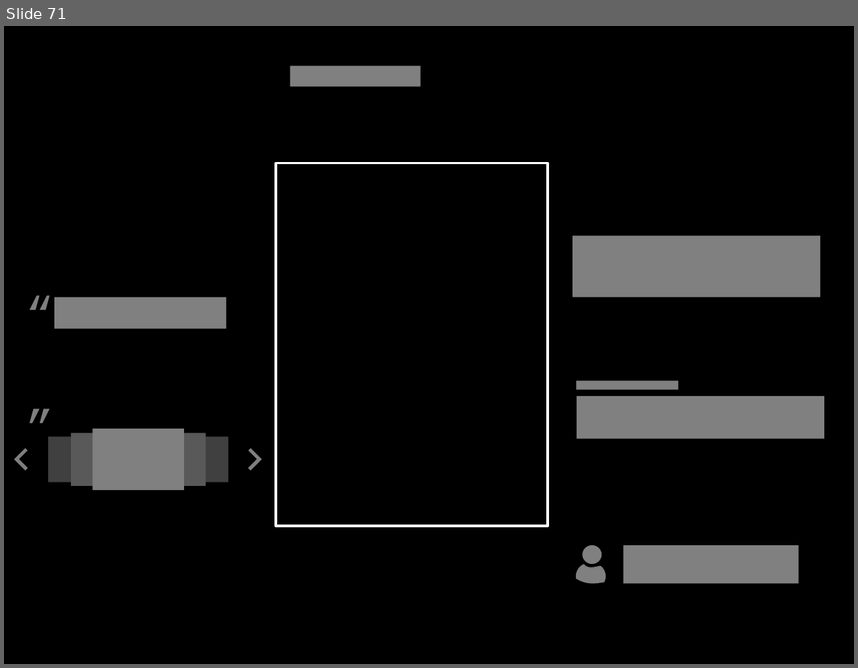
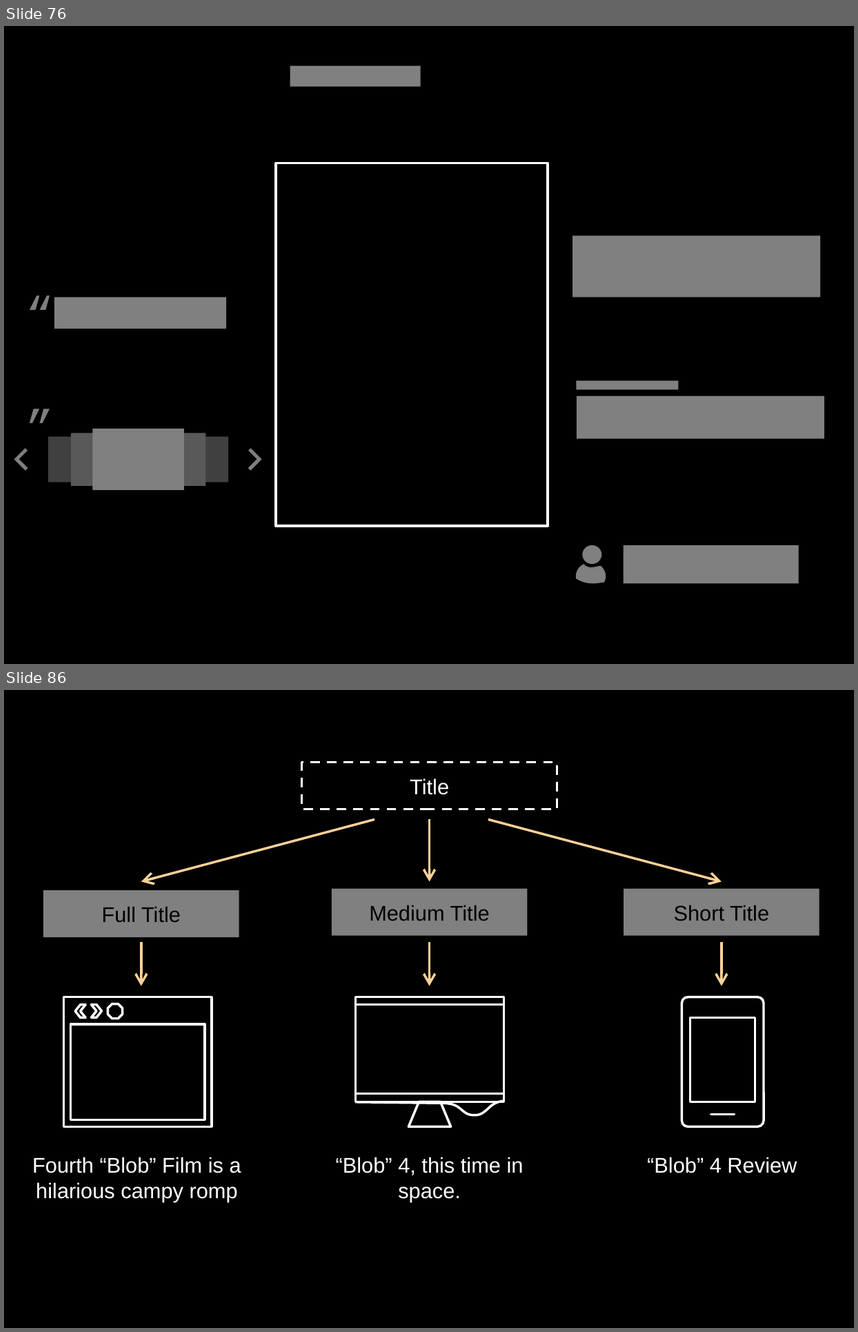
Before and after one commit to socketwench/introToContentTypes, a slide deck: src/introToContentTypes.pptx. Shown one above the other, each under a label of ours: slide 71 before the commit, slides 76 and 86 after it; the slides between them are not shown. The pictures are 858x668 and 858x1332 pixels, drawn with LibreOffice and Linux fonts; fonts in the diff are those of the drawing. Boxes give left, top, right and bottom in pixels: in the first picture for what was removed or moved away, otherwise in the second. Text is boxed around its words. In the diff, an @@ line names an element or a change of style, - is before the commit and + after.

Commit message:
Completed deck.

```diff
--- a/src/introToContentTypes.pptx
+++ b/src/introToContentTypes.pptx
@@ slide 86 added at [4, 690, 854, 1328], background #000000 @@
@@ rectangle added at [301, 762, 557, 809], outline #FFFFFF 2 pt dashed, 18 pt, text #FFFFFF @@
+Title
@@ arrow added from (375, 819) to (141, 881), #FFD198 2 pt @@
@@ arrow added from (429, 819) to (429, 881), #FFD198 2 pt @@
@@ arrow added from (488, 819) to (722, 881), #FFD198 2 pt @@
@@ rectangle added at [43, 891, 239, 938], fill #808080, 18 pt, text #000000 @@
+Full Title
@@ rectangle added at [331, 889, 527, 936], fill #808080, 18 pt, text #000000 @@
+Medium Title
@@ rectangle added at [624, 889, 819, 936], fill #808080, 18 pt, text #000000 @@
+Short Title
@@ arrow added from (141, 942) to (141, 986), #FFD198 2 pt @@
@@ arrow added from (429, 942) to (429, 986), #FFD198 2 pt @@
@@ arrow added from (722, 942) to (722, 986), #FFD198 2 pt @@
@@ rounded rectangle added at [682, 997, 763, 1126], outline #FFFFFF 2 pt @@
@@ group added at [63, 997, 212, 1126]: 2 rectangles, 2 chevrons, 1 octagon @@
@@ group added at [355, 997, 504, 1126]: 2 rectangles, 1 freeform shape, 1 trapezoid @@
@@ rectangle added at [690, 1017, 755, 1101], outline #FFFFFF 2 pt @@
@@ line added from (711, 1114) to (734, 1114), #FFFFFF 2 pt @@
@@ text added at [32, 1156, 241, 1202], 18 pt, text #FFFFFF @@
+Fourth “Blob” Film is a hilarious campy romp
@@ text added at [336, 1156, 524, 1202], 18 pt, text #FFFFFF @@
+“Blob” 4, this time in space.
@@ text added at [647, 1156, 797, 1173], 18 pt, text #FFFFFF @@
+“Blob” 4 Review
@@ what was slide 71 is now slide 76 @@
```
Also in this commit, not shown: 18 other slides added, 16 slides removed, 23 other files.
